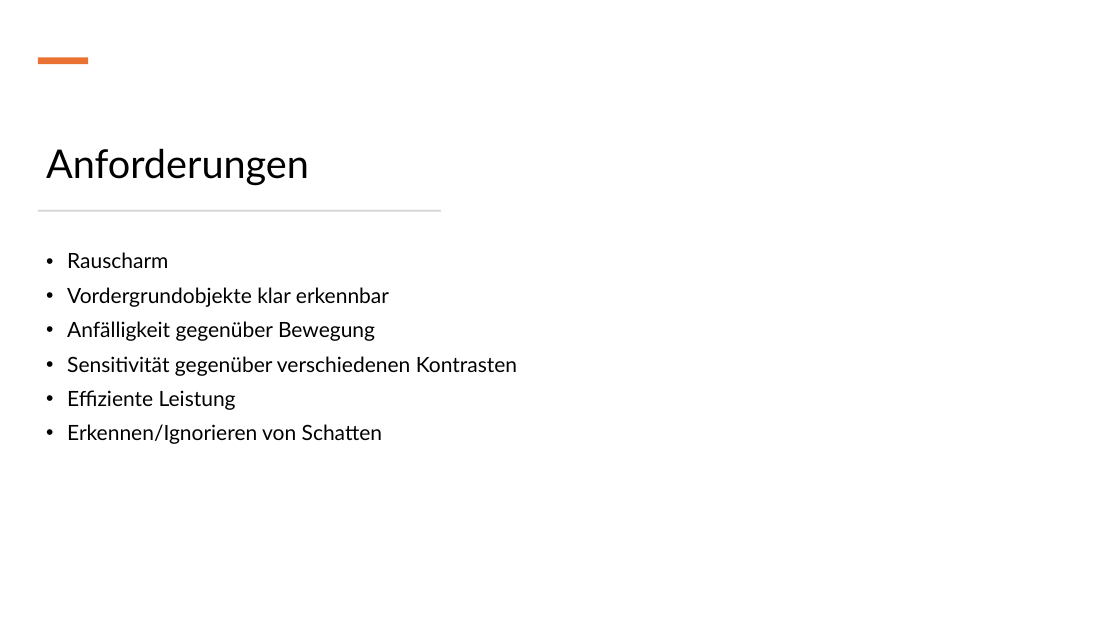
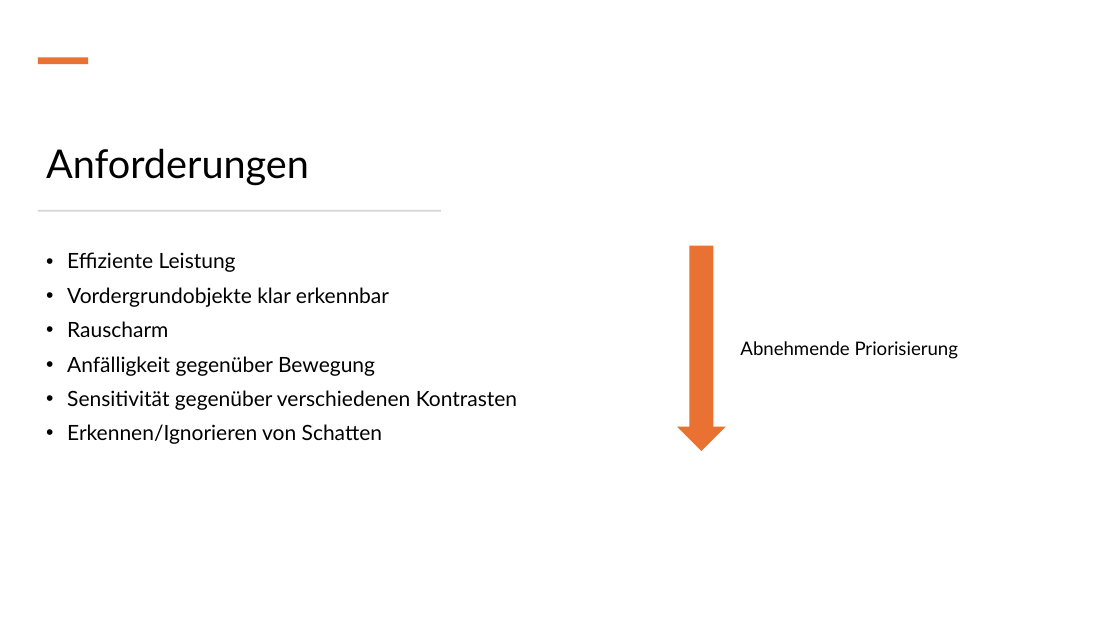
Before and after one commit to IntiGit/ComputerVisionGame, a slide deck: slide 6 of Präsentationen/Meilenstein_2.pptx. Drawn at 1120x630 pixels with LibreOffice and Linux fonts; fonts in the diff are those of the drawing. Boxes give left, top, right and bottom in pixels: in the first picture for what was removed or moved away, otherwise in the second. Text is boxed around its words. In the diff, an @@ line names an element or a change of style, - is before the commit and + after.

```diff
--- a/Präsentationen/Meilenstein_2.pptx
+++ b/Präsentationen/Meilenstein_2.pptx
@@ text at (67,252,389,307): paragraphs added @@
+• Effiziente Leistung
+• Vordergrundobjekte klar erkennbar
@@ up arrow added at (679,247,723,450), fill #E97132, outline #E97132 1.5 pt @@
@@ text added at (740,341,959,359), 16 pt, text #000000 @@
+Abnehmende Priorisierung
@@ text at (67,390,236,410): paragraph removed @@
-• Effiziente Leistung
```
Also in this commit, not shown: 2 other slides changed, 1 other file.
